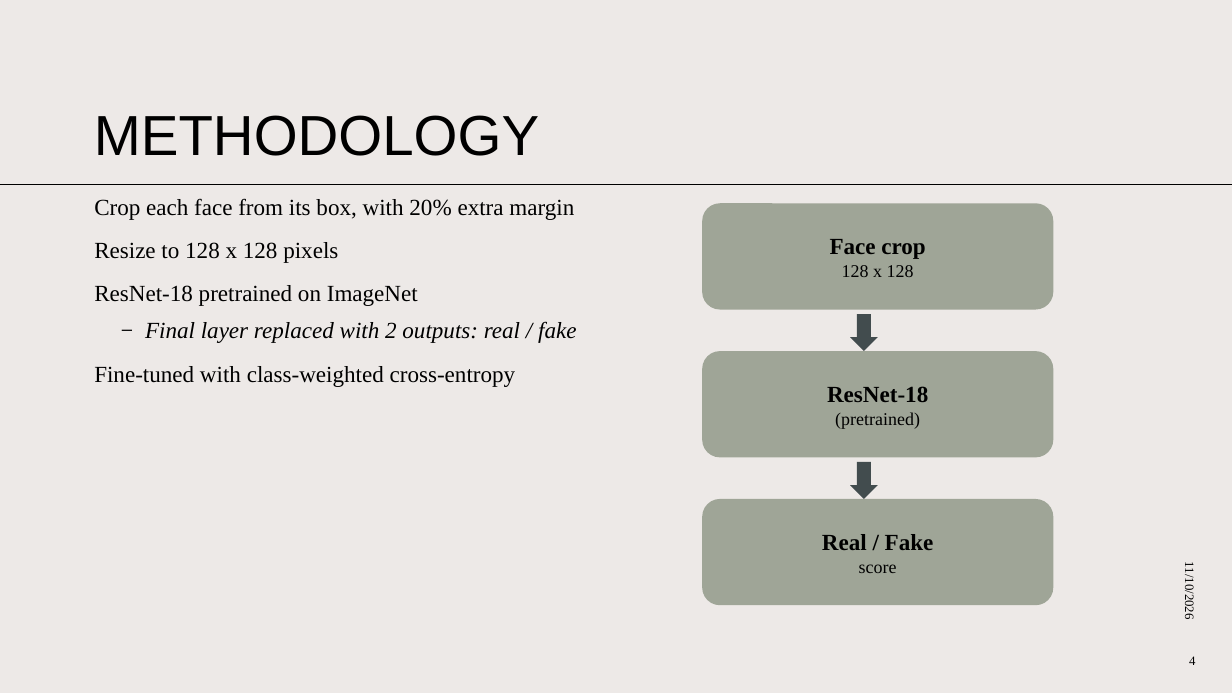
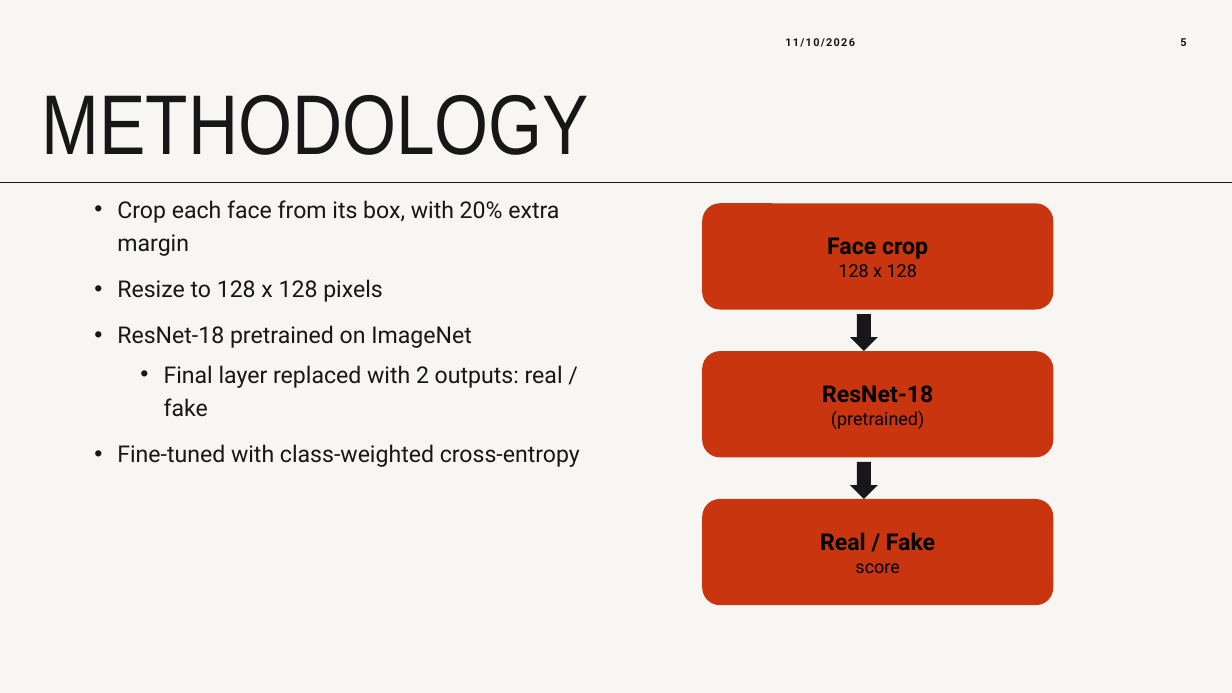
Before and after one commit to elpaelpa/COSC-3326-Assignments, a slide deck: slide 5 of Project/docs/Results.pptx (slide 4 before the commit). Drawn at 1232x693 pixels with LibreOffice and Linux fonts; fonts in the diff are those of the drawing. Boxes give left, top, right and bottom in pixels: in the first picture for what was removed or moved away, otherwise in the second. Text is boxed around its words. In the diff, an @@ line names an element or a change of style, - is before the commit and + after.

```diff
--- a/Project/docs/Results.pptx
+++ b/Project/docs/Results.pptx
@@ background #EDE9E7 to #F7F6F3 @@
@@ text "11/10/2026": place and size @@
-text "11/10/2026" at [1182, 568, 1196, 619]
+text "11/10/2026" at [785, 38, 855, 47]
@@ text "11/10/2026" at [785, 38, 855, 47]: size 10 to 8.5 pt, font Times New Roman to Roboto, text colour #000000 to #171717, letter spacing 0 to 1 pt, bold on; alignment right to left; rotation 90 to 0 degrees @@
@@ page number added at [1180, 38, 1186, 46], 8.5 pt, text #171717, bold @@
+5
@@ title "METHODOLOGY": place and size @@
-title "METHODOLOGY" at [94, 115, 539, 156]
+title "METHODOLOGY" at [42, 95, 590, 155]
@@ title "METHODOLOGY" at [42, 95, 590, 155]: size 44 to 66 pt, font Arial to Arial Narrow, text colour #000000 to #171717; line spacing 0.9 to 0.7 @@
@@ line moved from (1232, 184) - (0, 184) to (0, 182) - (1232, 182) @@
@@ line (0, 182) - (1232, 182): stroke #000000 0.5 pt to #171717 0.75 pt @@
@@ text "Crop each face from its ..." at [117, 200, 580, 467]: font Times New Roman to Roboto, text colour #000000 to #171717; italic off in "Final layer replaced with 2 outputs: real ..."; bullet none to •; line spacing 1.1 to 1.2; bullet – to • @@
@@ down arrow at [850, 314, 878, 351]: fill #424C4E to #171717 @@
@@ down arrow at [850, 462, 878, 499]: fill #424C4E to #171717 @@
@@ font Times New Roman to Roboto; fill #9FA597 to #C8350F in 3 elements at [702, 203, 1054, 310], [702, 351, 1054, 457], [702, 499, 1054, 605] @@
@@ page number removed at [1189, 656, 1195, 665] @@
-4
```
Also in this commit, not shown: 8 other slides changed, 3 slides added, 8 other files.
